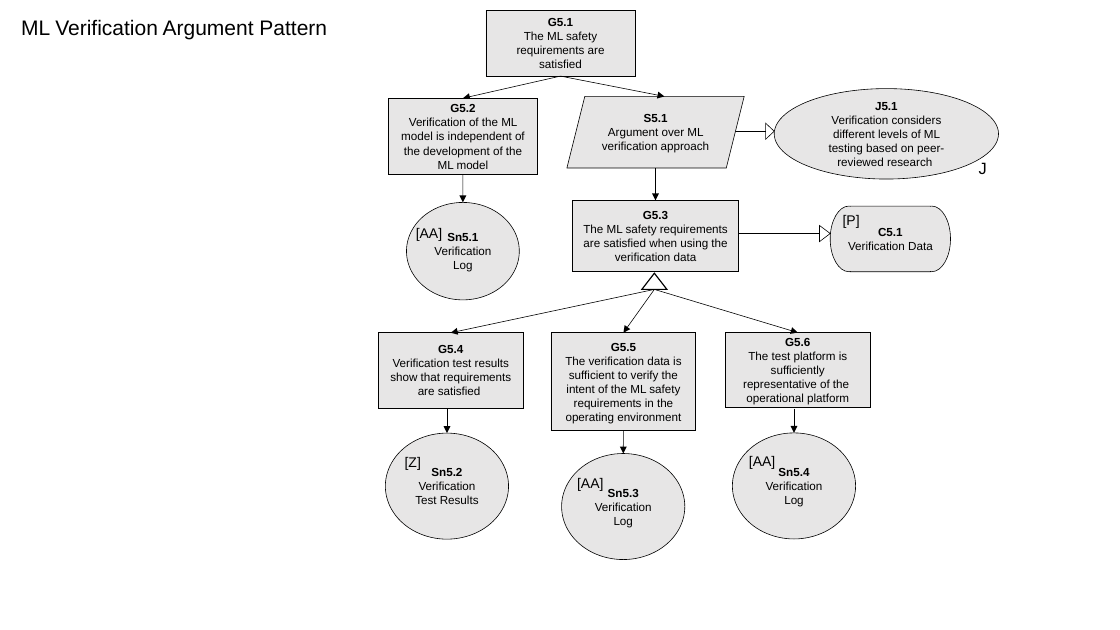
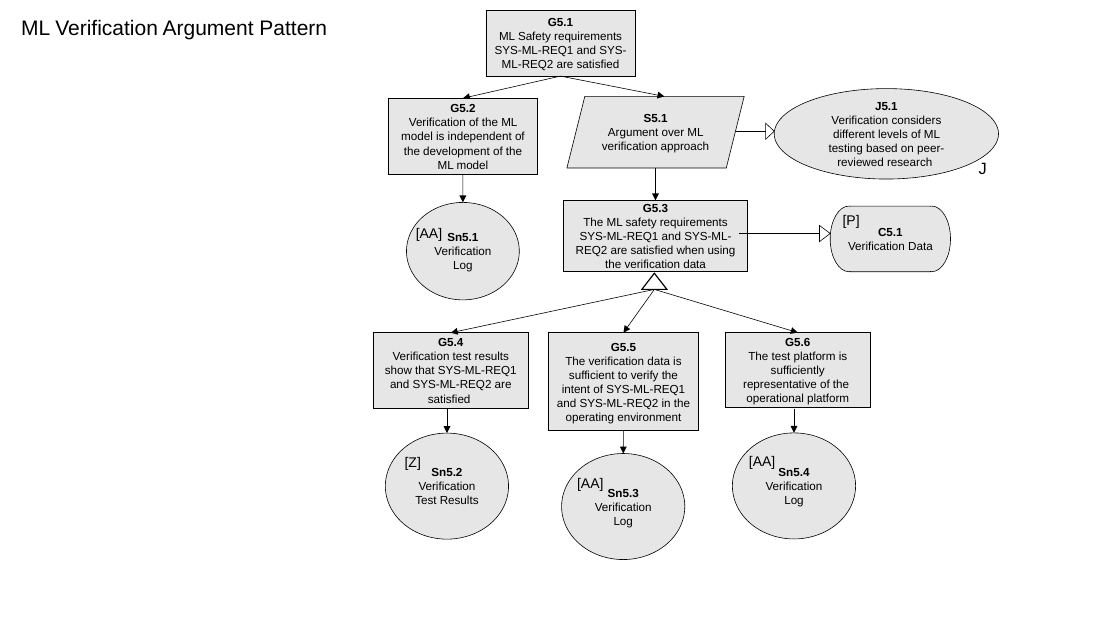
Before and after one commit to RI-SE/smirk, a slide deck: slide 7 of docs/figures/figures.pptx. Drawn at 1120x630 pixels with LibreOffice and Linux fonts; fonts in the diff are those of the drawing. Boxes give left, top, right and bottom in pixels: in the first picture for what was removed or moved away, otherwise in the second. Text is boxed around its words. In the diff, an @@ line names an element or a change of style, - is before the commit and + after.

```diff
--- a/docs/figures/figures.pptx
+++ b/docs/figures/figures.pptx
@@ text in rectangle at (x1=495, y1=31, x2=626, y2=70): text changed @@
-The ML safety requirements are satisfied
+ML Safety requirements SYS-ML-REQ1 and SYS-ML-REQ2 are satisfied
@@ rectangle "G5.3" resized from (x1=572, y1=201, x2=739, y2=272) to (x1=564, y1=201, x2=749, y2=272) @@
@@ text in rectangle at (x1=576, y1=217, x2=736, y2=268): text changed @@
-The ML safety requirements are satisfied when using the verification data
+The ML safety requirements SYS-ML-REQ1 and SYS-ML-REQ2 are satisfied when using the verification data
@@ rectangle "G5.4" resized from (x1=378, y1=333, x2=523, y2=408) to (x1=373, y1=333, x2=528, y2=408) @@
@@ text in rectangle at (x1=385, y1=351, x2=517, y2=403): text changed @@
-Verification test results show that requirements are satisfied
+Verification test results show that SYS-ML-REQ1 and SYS-ML-REQ2 are satisfied
@@ text in rectangle at (x1=557, y1=356, x2=690, y2=424): text changed @@
-The verification data is sufficient to verify the intent of the ML safety requirements in the operating environment
+The verification data is sufficient to verify the intent of SYS-ML-REQ1 and SYS-ML-REQ2 in the operating environment
```
Also in this commit, not shown: 4 other slides changed, 5 other files.
